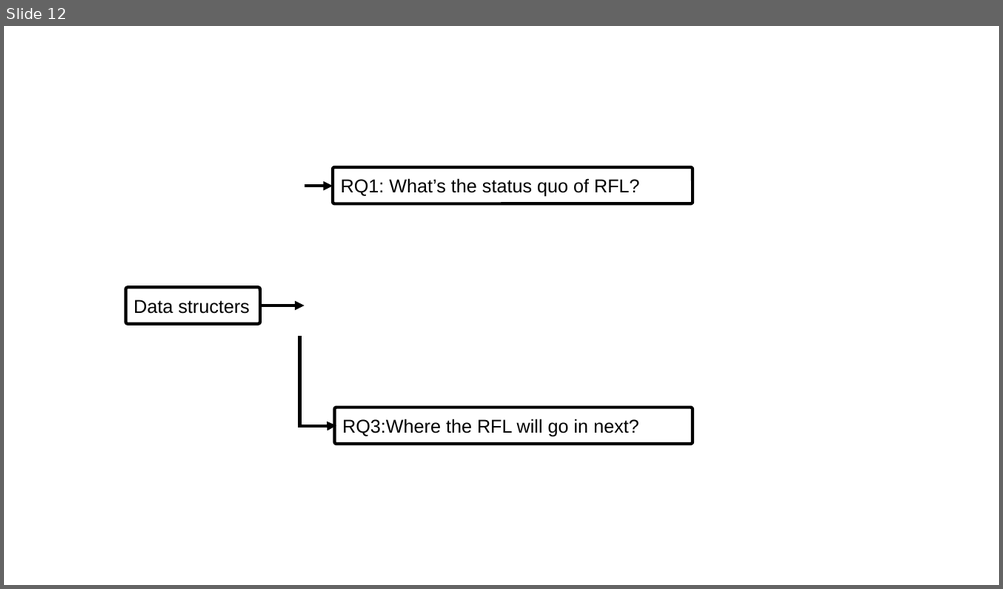
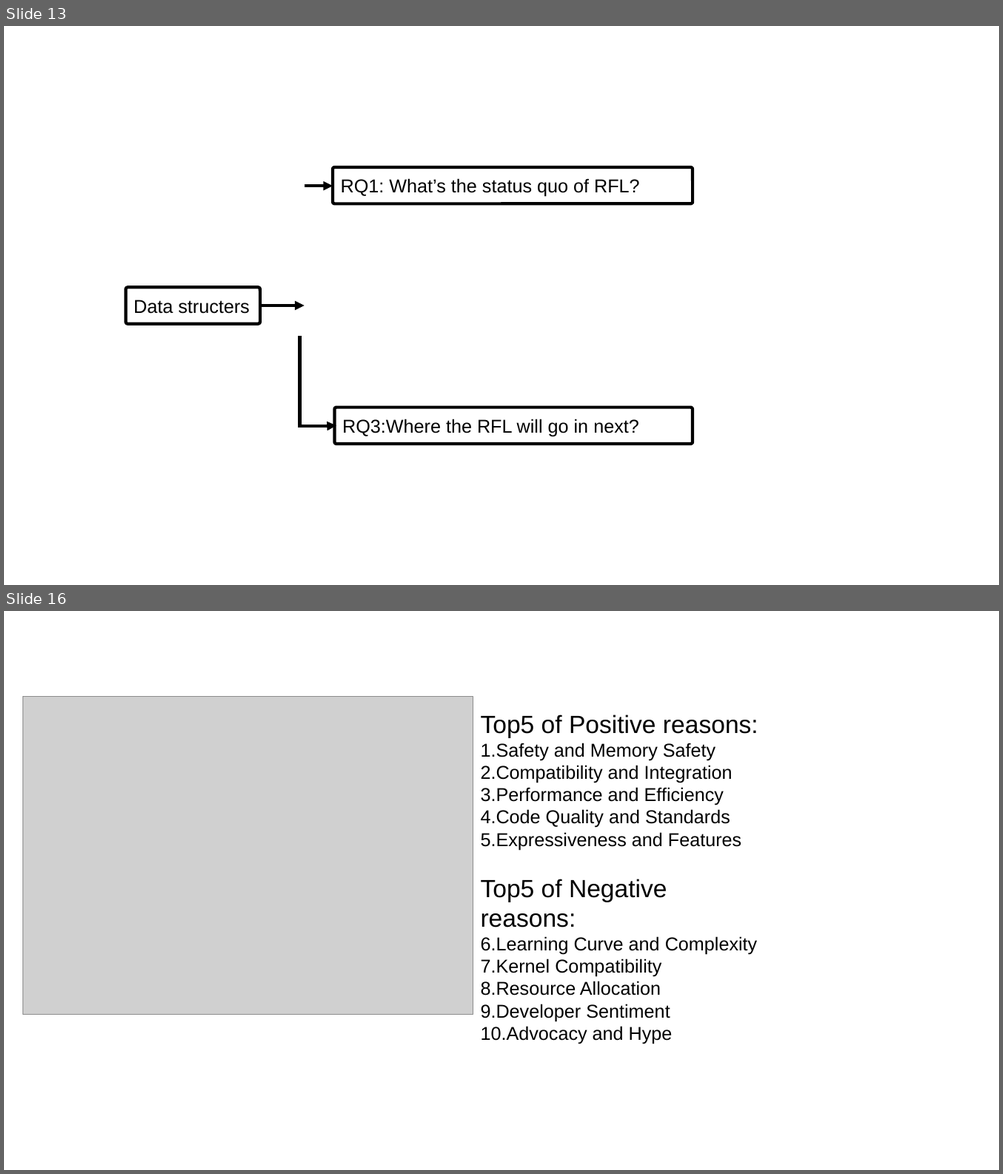
Before and after one commit to Richardhongyu/rfl_empirical_tools, a slide deck: rfl_empirical_study [自动保存的].pptx. Shown one above the other, each under a label of ours: slide 12 before the commit, slides 13 and 16 after it; the slides between them are not shown. The pictures are 1003x589 and 1003x1174 pixels, drawn with LibreOffice and Linux fonts; fonts in the diff are those of the drawing; grey boxes stand for pictures. Boxes give left, top, right and bottom in pixels: in the first picture for what was removed or moved away, otherwise in the second. Text is boxed around its words. In the diff, an @@ line names an element or a change of style, - is before the commit and + after.

```diff
--- a/rfl_empirical_study [自动保存的].pptx
+++ b/rfl_empirical_study [自动保存的].pptx
@@ slide 16 added at (x1=4, y1=611, x2=999, y2=1170), background #FFFFFF @@
@@ picture added at (x1=23, y1=697, x2=473, y2=1014) @@
@@ text added at (x1=481, y1=715, x2=758, y2=1022), 18 pt, text #000000 @@
+Top5 of Positive reasons:
+1. Safety and Memory Safety
+2. Compatibility and Integration
+3. Performance and Efficiency
+4. Code Quality and Standards
+5. Expressiveness and Features
+Top5 of Negative reasons:
+1. Learning Curve and Complexity
+2. Kernel Compatibility
+3. Resource Allocation
+4. Developer Sentiment
+5. Advocacy and Hype
@@ what was slide 12 is now slide 13 @@
```
Also in this commit, not shown: 1 slide changed, 6 other slides added, 25 other files.
